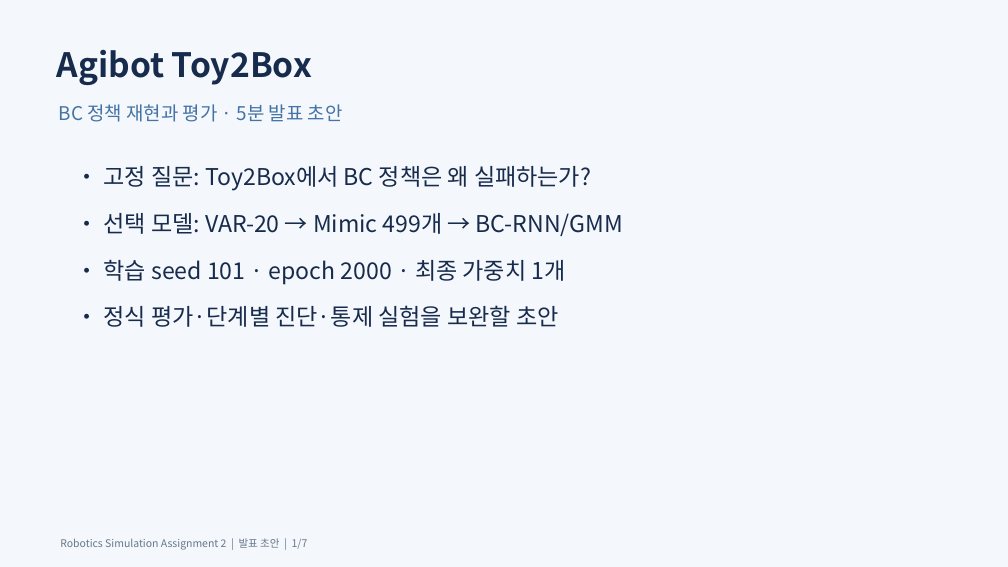
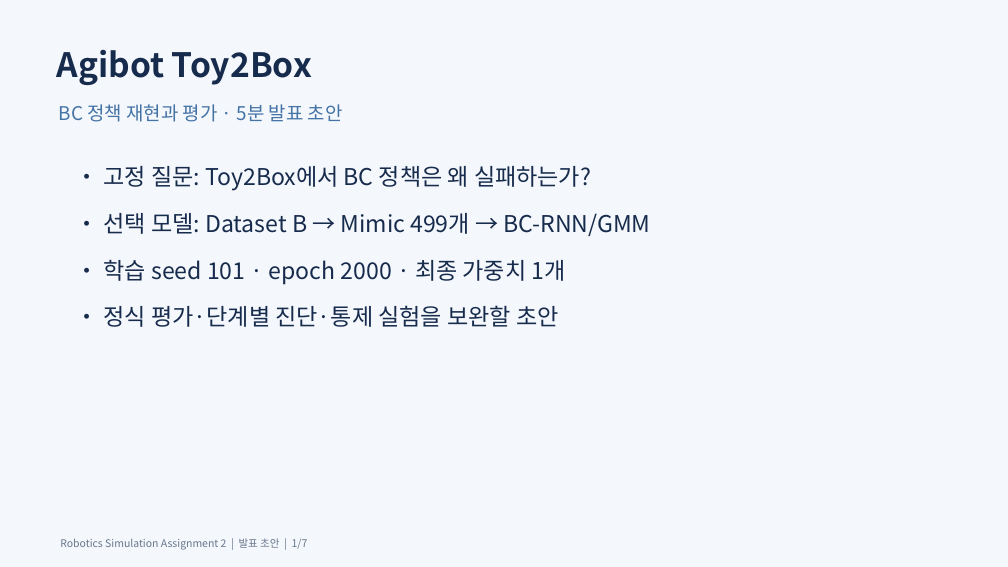
Before and after one commit to Kim-KiSuk/Robotics-Simulation-Assignmnet2, a slide deck: slide 1 of submission/toy2box_presentation_draft.pptx. Drawn at 1008x567 pixels with LibreOffice and Linux fonts; fonts in the diff are those of the drawing. Boxes give left, top, right and bottom in pixels: in the first picture for what was removed or moved away, otherwise in the second. Text is boxed around its words. In the diff, an @@ line names an element or a change of style, - is before the commit and + after.

Commit message:
Use neutral dataset identifiers and separate sample counts from dataset names

```diff
--- a/submission/toy2box_presentation_draft.pptx
+++ b/submission/toy2box_presentation_draft.pptx
@@ text at (x1=104, y1=213, x2=650, y2=236): text changed @@
-• 선택 모델: VAR-20 → Mimic 499개 → BC-RNN/GMM
+• 선택 모델: Dataset B → Mimic 499개 → BC-RNN/GMM
```
Also in this commit, not shown: 2 other slides changed, 40 other files.
